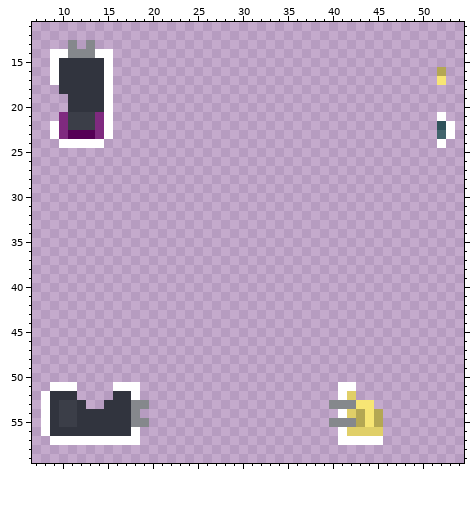
One commit to this pixel-art sprite: Resources/Textures/_DV/Objects/Misc/rd_clipboard.rsi/inhand-right.png. The first picture shows the starting point.
The file is 64x64 pixels. Colours within 5 levels of each other are drawn and written as one. Shown: x 7..54, y 11..59.
Now the later version:
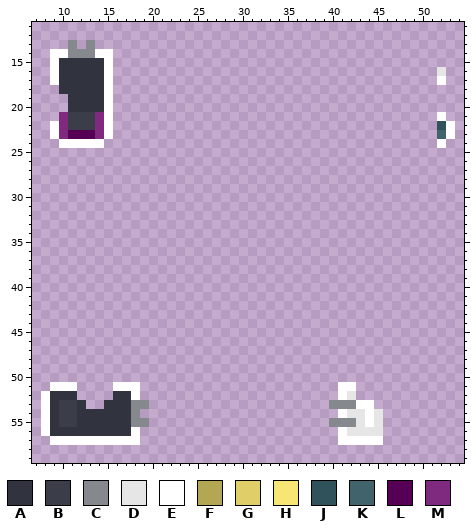
Palette (. is transparent): A #31343e  B #3b3e48  C #85888c  D #e7e6e6  E #ffffff  F #b4a753  G #e0cf68  H #f7e574  J #2f525b  K #41636c  L #550055  M #7f2a7f
Commit message: Also fix the paper for the inhand sprites whoops
Edits made:
y 16: x 52 F -> D
y 17: x 52 H -> E
y 52: x 42 G -> D
y 53: x 43..44 HH -> EE
y 54: x 42..45 GFHF -> DDED
y 55: x 43..45 FHF -> DED
y 56: x 42..45 GGGG -> DDDD
Pixel boxes of the changes (left, top, right, bottom) in both pictures:
changed: (437, 67, 446, 85)
changed: (347, 391, 383, 436)
